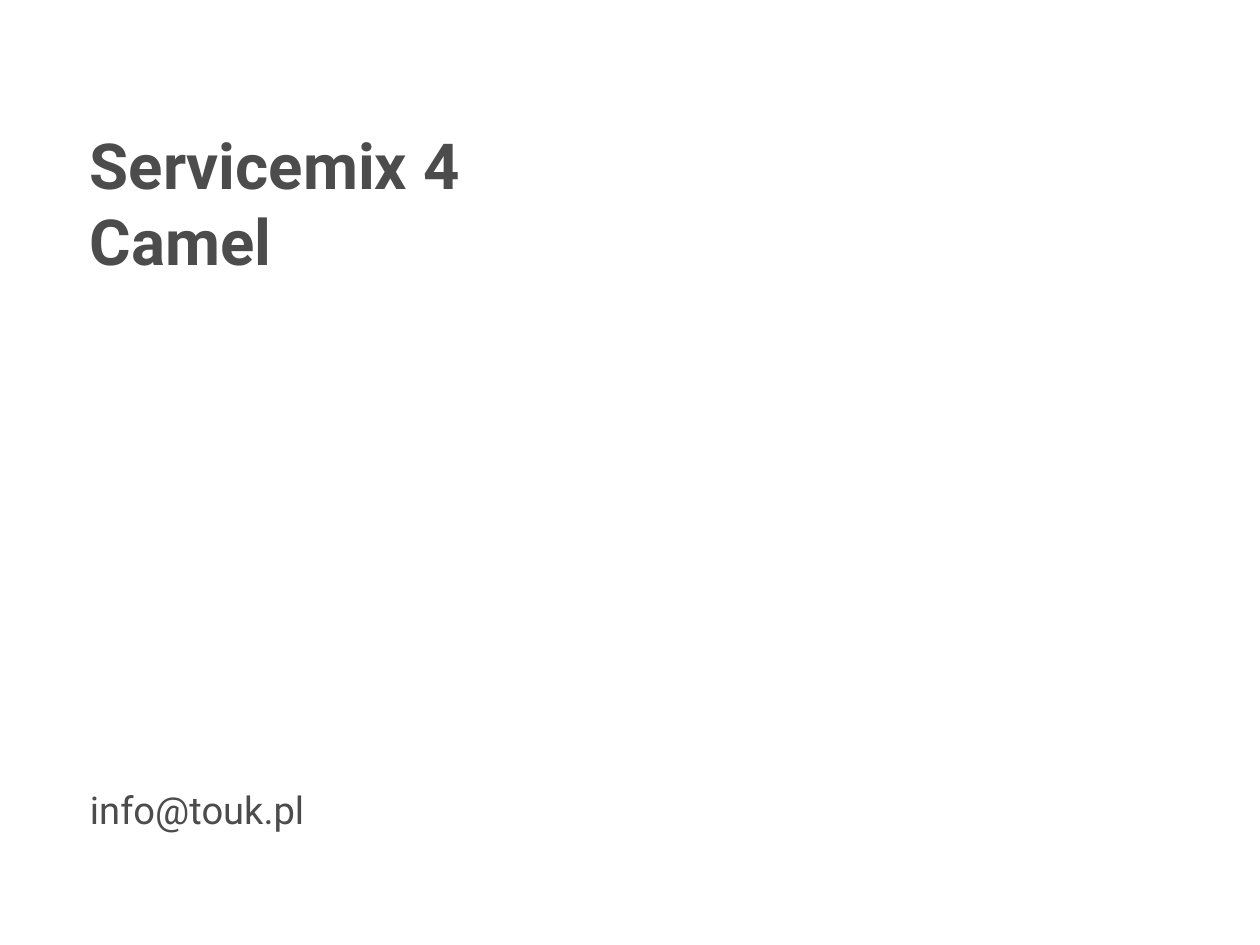
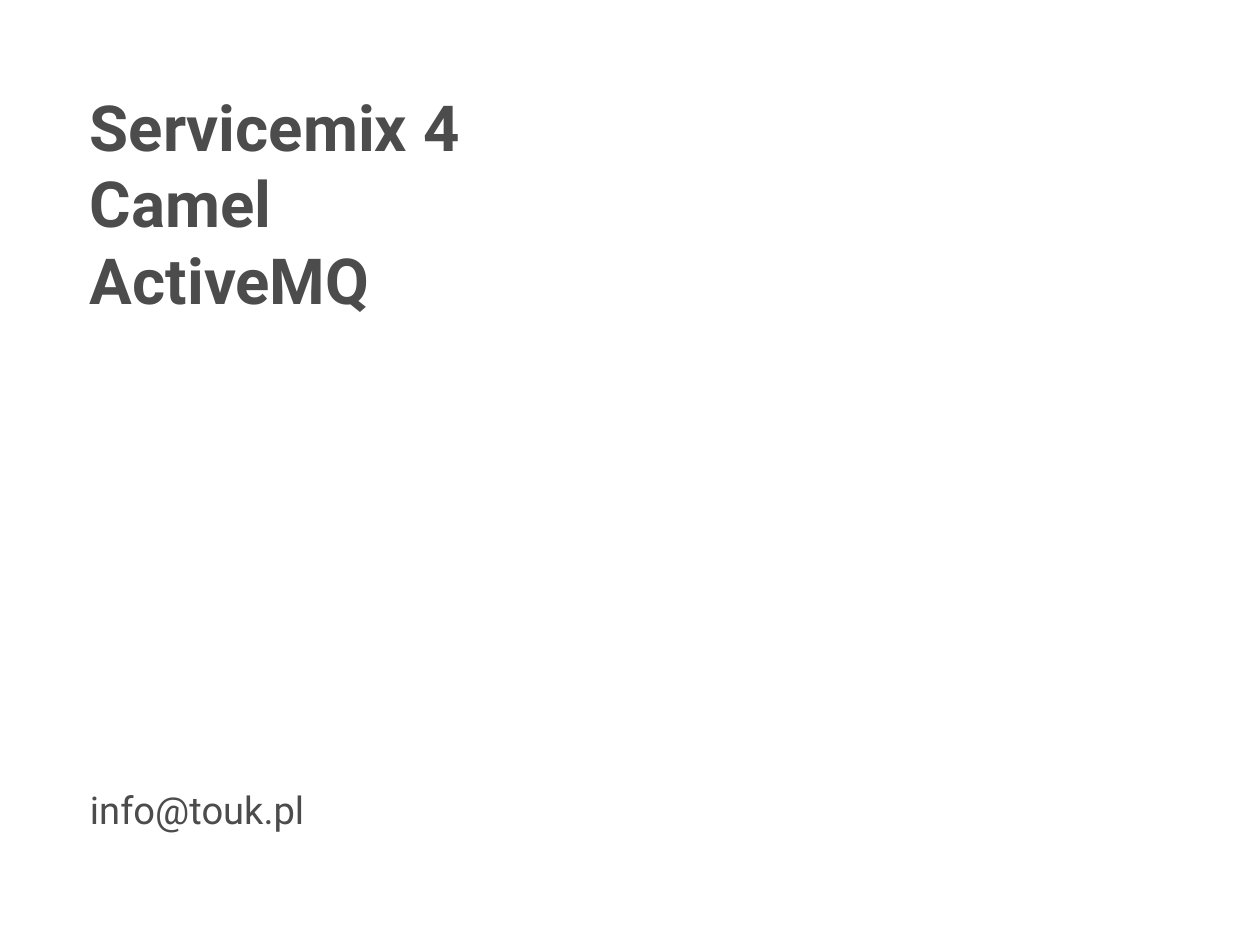
Before and after one commit to rafalrusin/ode-smx-jug, a slide deck: slide 1 of smx.odp. Drawn at 1260x945 pixels with LibreOffice and Linux fonts; fonts in the diff are those of the drawing; background and template pictures are left out. Boxes give left, top, right and bottom in pixels: in the first picture for what was removed or moved away, otherwise in the second. Text is boxed around its words. In the diff, an @@ line names an element or a change of style, - is before the commit and + after.

```diff
--- a/smx.odp
+++ b/smx.odp
@@ title at [90, 104, 459, 312]: text changed @@
-Servicemix 4
-Camel
+Servicemix 4
+Camel
+ActiveMQ
```
Also in this commit, not shown: 4 other slides changed, 3 slides added, 2 other files.
